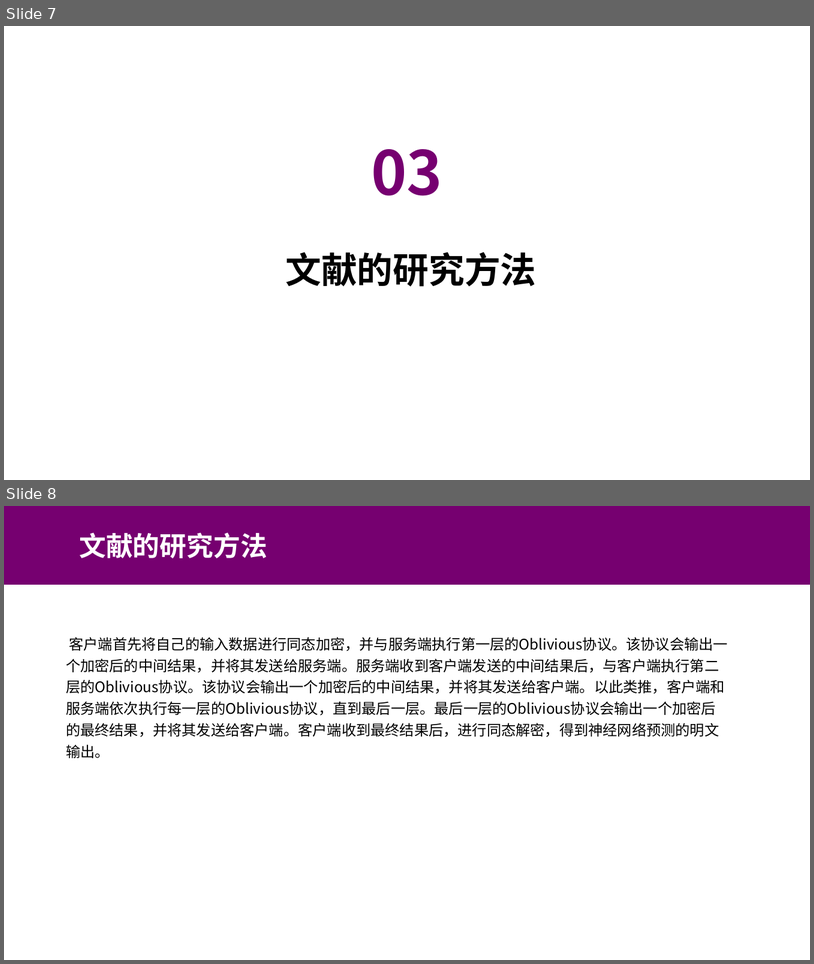
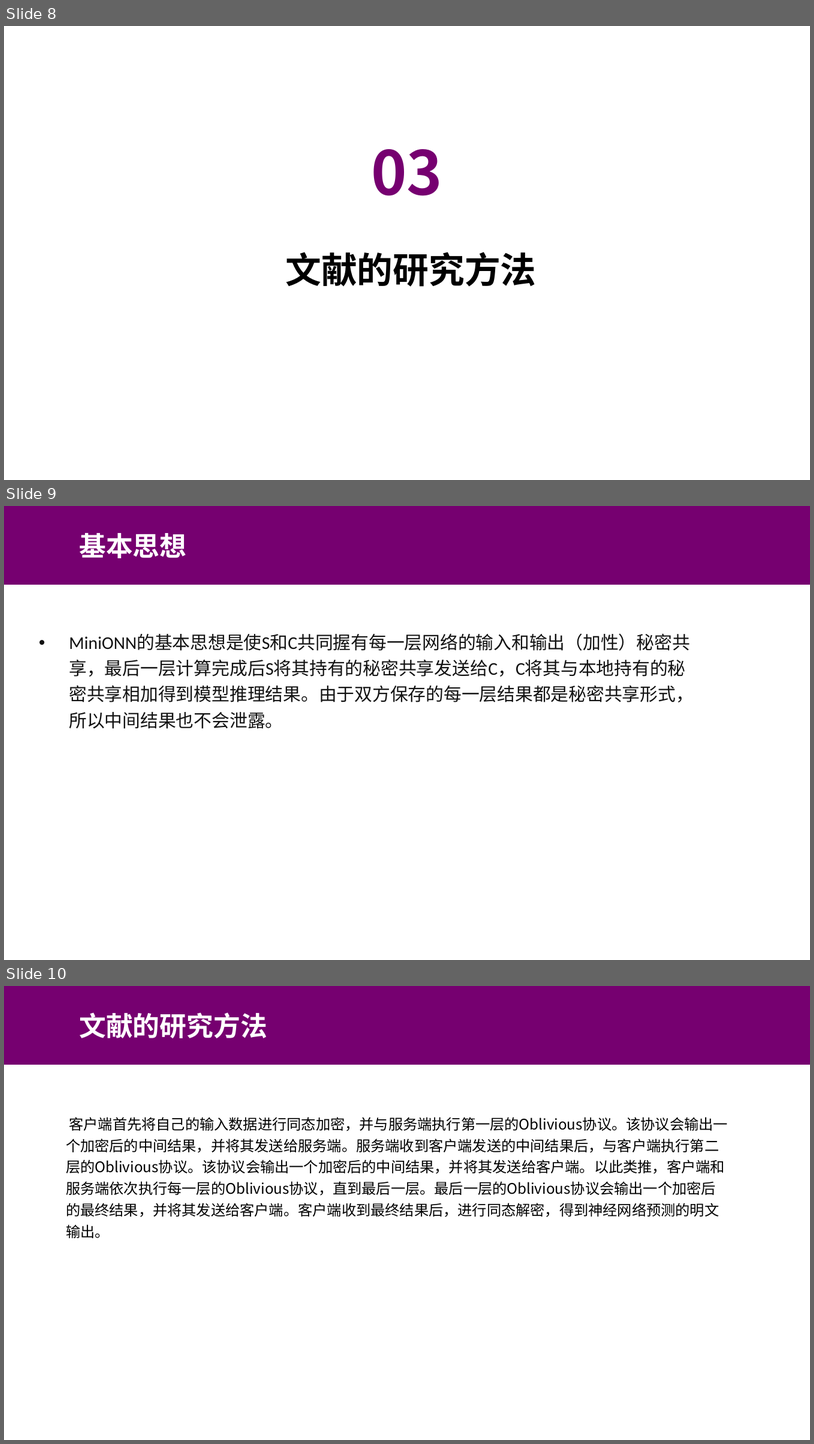
Before and after one commit to Murat2283/For_New_bing_1, a slide deck: 先_大数据安全与隐私_2/Oblivious Neural Network Predictions via MiniONN Transformations.pptx. Shown one above the other, each under a label of ours: slides 7 and 8 before the commit, slides 8, 9 and 10 after it. The pictures are 814x964 and 814x1444 pixels, drawn with LibreOffice and Linux fonts; fonts in the diff are those of the drawing; background and template pictures are left out. Boxes give left, top, right and bottom in pixels: in the first picture for what was removed or moved away, otherwise in the second. Text is boxed around its words. In the diff, an @@ line names an element or a change of style, - is before the commit and + after.

```diff
--- a/先_大数据安全与隐私_2/Oblivious Neural Network Predictions via MiniONN Transformations.pptx
+++ b/先_大数据安全与隐私_2/Oblivious Neural Network Predictions via MiniONN Transformations.pptx
@@ slide 9 added at (4,506,810,960), background #FFFFFF @@
@@ rectangle added at (4,506,810,584), fill #760070 @@
@@ text added at (79,533,186,558), 24 pt, text #FFFFFF, bold @@
+基本思想
@@ text added at (69,634,693,729), 16 pt, text #121212 @@
+• MiniONN的基本思想是使S和C共同握有每一层网络的输入和输出（加性）秘密共享，最后一层计算完成后S将其持有的秘密共享发送给C，C将其与本地持有的秘密共享相加得到模型推理结果。由于双方保存的每一层结果都是秘密共享形式，所以中间结果也不会泄露。
@@ what was slide 7 is now slide 8 @@
@@ what was slide 8 is now slide 10 @@
```
Also in this commit, not shown: 5 slides changed, 3 other slides added, 1 slide removed, 25 other files.
